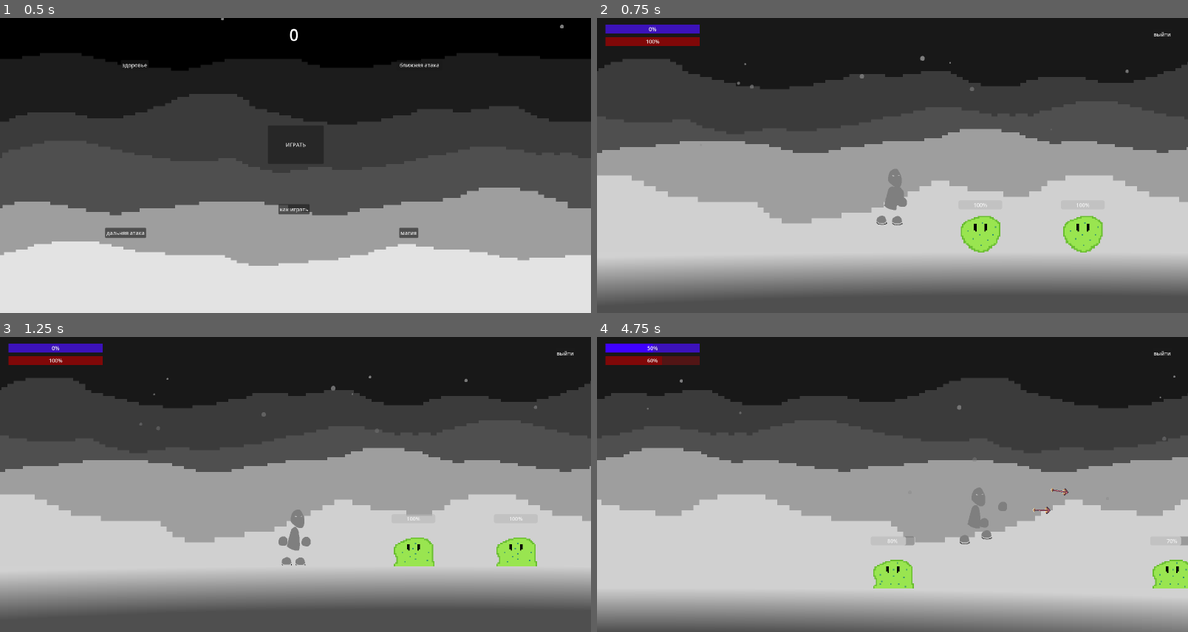
Above: before the commit, frames 1-4 (two rows, left to right).
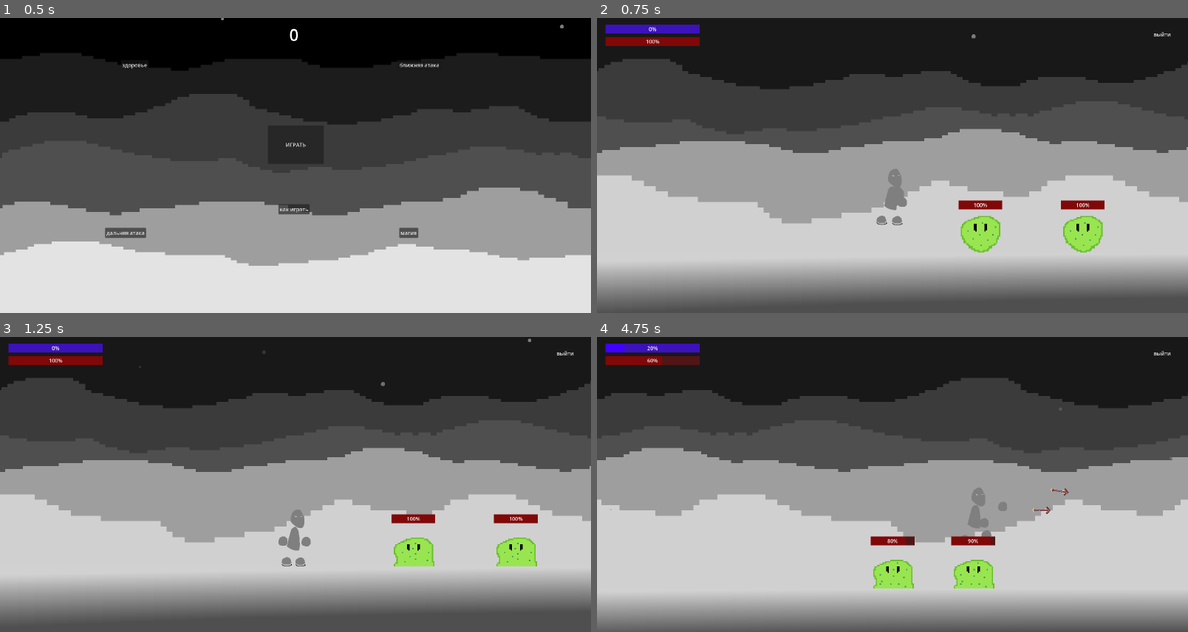
Above: after the commit, the same moments.

Repository: MORF11/gd_sns
Game: Godot game, scene res://main.tscn
The game is run twice, just before and just after one commit, with the same random seed, the same clock (stepped at 60 frames per second) and the same inputs. The engine's default icon, where the game draws it, is replaced by a stand-in: a white triangle on a blue panel in a dark square.
Inputs (mouse positions are in pixels of both pictures, inside the frame that each line leads up to):
- Up to frame 1 (0.5 s): no input
- Up to frame 2 (0.75 s): click "ИГРАТЬ" at 0.5 s
- Up to frame 3 (1.25 s): no input
- Up to frame 4 (4.75 s): tap Enter at 1.25 s; move the mouse to (1022, 469) at 1.27 s; press the mouse at (1022, 469) at 1.28 s; hold D (right) 1.28-2.78 s; tap W (up) at 1.52, 2.27, 3.77, 4.52 s; right-click (1022, 469) at 1.55 s; move the mouse to (774, 499) at 2.02 s; release the mouse at (774, 499) at 2.03 s; right-click (774, 499) at 2.1 s; tap Middle mouse button (ult) at 2.3, 4.55 s; move the mouse to (951, 419) at 2.77 s; hold A (left) 2.78-3.53 s; hold Middle mouse button (ult) 2.78-3.53 s; click (951, 419) at 3.05 s; move the mouse to (862, 543) at 3.52 s; hold D (right) from 3.53 s (still down); click (862, 543) at 3.6 s; right-click (862, 543) at 3.8 s; move the mouse to (1069, 528) at 4.27 s; hold Right mouse button (range) from 4.28 s (still down)

Frame 1 is identical in both runs. In frame 2, 0.5% of the frame differs, in the area x 23-90%, y 5-65%; in frame 3, 0.6%; in frame 4, 3.0%, in the area x 2-100%, y 2-100%.

Commit message:
oii boiii be

Diff:
--- a/sns_minigames/base_enemy.tscn
+++ b/sns_minigames/base_enemy.tscn
@@ -1,8 +1,14 @@
-[gd_scene load_steps=15 format=3 uid="uid://dk57ijnuluowh"]
+[gd_scene load_steps=17 format=3 uid="uid://dk57ijnuluowh"]
 
 [ext_resource type="Script" uid="uid://bfeyf6rufbxm2" path="res://base_enemy.gd" id="1_72wxb"]
 [ext_resource type="Texture2D" uid="uid://bwdviid2je7gd" path="res://assets/spritesheet.png" id="2_72wxb"]
 [ext_resource type="Texture2D" uid="uid://dqwrf244403r8" path="res://assets/hand.png" id="3_nxij1"]
+
+[sub_resource type="StyleBoxFlat" id="StyleBoxFlat_nxij1"]
+bg_color = Color(0.32156864, 0.08235294, 0.08235294, 1)
+
+[sub_resource type="StyleBoxFlat" id="StyleBoxFlat_8vink"]
+bg_color = Color(0.5019608, 0.03137255, 0.03137255, 1)
 
 [sub_resource type="AtlasTexture" id="AtlasTexture_nxij1"]
 atlas = ExtResource("2_72wxb")
@@ -76,6 +82,8 @@
 offset_top = -95.0
 offset_right = 66.0
 offset_bottom = -68.0
+theme_override_styles/background = SubResource("StyleBoxFlat_nxij1")
+theme_override_styles/fill = SubResource("StyleBoxFlat_8vink")
 value = 100.0
 
 [node name="AnimatedSprite2D" type="AnimatedSprite2D" parent="."]
--- a/sns_minigames/char.gd
+++ b/sns_minigames/char.gd
@@ -3,7 +3,7 @@
 @export var ml_dmg = 10
 @export var hp = 100
 @export var ult_regen = 30
-@export var rg_dmg = 0
+@export var rg_dmg = 10
 
 @onready var a = $AnimationPlayer
 @onready var pgult = $"../camtar/Camera2D/ult"
@@ -13,6 +13,7 @@
 var unbreakable = ["atack","range","ult","damage"]
 var ar = preload("res://arrow.tscn")
 var ins
+var atck_fl = false
 
 func dmgd(dmg,pos):
 	hp -= dmg
@@ -21,7 +22,7 @@
 	pghp.value = hp
 	velocity.y -= 1000
 	velocity.x += 1000 if pos.x < position.x else -1000
-	if hp <= 0:
+	if hp <= 0 and $".".modulate.a == 1:
 		$CPUParticles2D.emitting = true
 		a.play("fall")
 		$".".modulate.a = 0.66
@@ -67,6 +68,7 @@
 
 	if Input.is_action_pressed("atack"):
 		if a.current_animation not in unbreakable:
+			atck_fl = true
 			a.play("atack")
 	elif Input.is_action_pressed("range"):
 		if not a.current_animation == "range":
@@ -80,8 +82,7 @@
 	elif Input.is_action_pressed("ult") and pgult.value == 100:
 		a.play('ult')
 		pgult.value = 0
-		@warning_ignore("integer_division")
-		for i in range(int(ult_regen)):
+		for i in range(ult_regen):
 			if hp + 1 <= 100:
 				hp += 1
 				pghp.value = hp
@@ -99,6 +100,12 @@
 
 
 func _on_area_2d_body_entered(body: Node2D) -> void:
-	if body is CharacterBody2D:
+	if body is CharacterBody2D and atck_fl:
 		body.dmgd(ml_dmg,position)
 		pgult.value += 10
+
+
+func _on_animation_player_animation_finished(anim_name: StringName) -> void:
+	if anim_name != 'RESET':
+		a.play("RESET")
+	atck_fl = false
--- a/sns_minigames/char.tscn
+++ b/sns_minigames/char.tscn
@@ -1001,3 +1001,4 @@
 color_initial_ramp = SubResource("Gradient_qxri4")
 
 [connection signal="body_entered" from="pics/Arm/Area2D" to="." method="_on_area_2d_body_entered"]
+[connection signal="animation_finished" from="AnimationPlayer" to="." method="_on_animation_player_animation_finished"]
--- /dev/null
+++ b/sns_minigames/fly_enemy.tscn
@@ -0,0 +1,45 @@
+[gd_scene load_steps=7 format=3 uid="uid://bryhndvh1cx3n"]
+
+[ext_resource type="Texture2D" uid="uid://kwablm3khix4" path="res://assets/bee1.png" id="1_tgfrj"]
+[ext_resource type="Texture2D" uid="uid://dseyatwvcs3em" path="res://assets/bee2.png" id="2_vs1k2"]
+[ext_resource type="Texture2D" uid="uid://bo1mfpcminnds" path="res://assets/bee3.png" id="3_fl5rv"]
+
+[sub_resource type="StyleBoxFlat" id="StyleBoxFlat_h150h"]
+bg_color = Color(0.32156864, 0.08235294, 0.08235294, 1)
+
+[sub_resource type="StyleBoxFlat" id="StyleBoxFlat_6htto"]
+bg_color = Color(0.5019608, 0.03137255, 0.03137255, 1)
+
+[sub_resource type="SpriteFrames" id="SpriteFrames_go8ah"]
+animations = [{
+"frames": [{
+"duration": 1.0,
+"texture": ExtResource("1_tgfrj")
+}, {
+"duration": 1.0,
+"texture": ExtResource("2_vs1k2")
+}, {
+"duration": 1.0,
+"texture": ExtResource("3_fl5rv")
+}],
+"loop": true,
+"name": &"default",
+"speed": 5.0
+}]
+
+[node name="Node2D" type="Node2D"]
+
+[node name="ProgressBar" type="ProgressBar" parent="."]
+offset_left = -66.5
+offset_top = -188.0
+offset_right = 66.5
+offset_bottom = -161.0
+theme_override_styles/background = SubResource("StyleBoxFlat_h150h")
+theme_override_styles/fill = SubResource("StyleBoxFlat_6htto")
+value = 100.0
+
+[node name="AnimatedSprite2D" type="AnimatedSprite2D" parent="."]
+scale = Vector2(0.5, 0.5)
+sprite_frames = SubResource("SpriteFrames_go8ah")
+frame = 2
+frame_progress = 0.051832225
--- a/sns_minigames/pltfrmr.tscn
+++ b/sns_minigames/pltfrmr.tscn
@@ -10,24 +10,41 @@
 [ext_resource type="Texture2D" uid="uid://bv1h5lso2lqdi" path="res://assets/bgs/bg15.png" id="6_y3uln"]
 
 [sub_resource type="Curve" id="Curve_pcwf8"]
-_data = [Vector2(0, 1), 0.0, 0.0, 0, 0, Vector2(1, 0.32584274), 0.0, 0.0, 0, 0]
+_data = [Vector2(0, 1), 0.0, 0.0, 0, 0, Vector2(1, 0), -1.4710922, 0.0, 0, 0]
 point_count = 2
 
 [sub_resource type="CurveTexture" id="CurveTexture_6jvfb"]
 curve = SubResource("Curve_pcwf8")
 
+[sub_resource type="Curve" id="Curve_qeq1m"]
+_limits = [-360.0, 360.0, 0.0, 1.0]
+_data = [Vector2(0, 1), 0.0, 0.0, 0, 0, Vector2(1, 71.24567), 0.0, 0.0, 0, 0]
+point_count = 2
+
+[sub_resource type="CurveTexture" id="CurveTexture_khrby"]
+curve = SubResource("Curve_qeq1m")
+
+[sub_resource type="Curve" id="Curve_khrby"]
+_data = [Vector2(0, 1), 0.0, 0.0, 0, 0, Vector2(1, 0.75029105), -0.32159552, 0.0, 0, 0]
+point_count = 2
+
+[sub_resource type="CurveTexture" id="CurveTexture_anjje"]
+curve = SubResource("Curve_khrby")
+
 [sub_resource type="ParticleProcessMaterial" id="ParticleProcessMaterial_pcwf8"]
-lifetime_randomness = 0.04
+lifetime_randomness = 1.0
 emission_shape = 3
 emission_box_extents = Vector3(1400, 0, 1)
 angle_min = -109.99999
 angle_max = 111.000015
+angle_curve = SubResource("CurveTexture_khrby")
 direction = Vector3(0, 1, 0)
-initial_velocity_min = 56.55
-initial_velocity_max = 76.25
+initial_velocity_min = 191.69
+initial_velocity_max = 216.69
 gravity = Vector3(0, 98, 0)
 scale_min = 0.099999994
 scale_max = 0.29999998
+scale_curve = SubResource("CurveTexture_anjje")
 alpha_curve = SubResource("CurveTexture_6jvfb")
 turbulence_influence_min = 0.0
 turbulence_influence_max = 0.020000001
@@ -45,7 +62,7 @@
 bg_color = Color(0.5019608, 0.03137255, 0.03137255, 1)
 
 [sub_resource type="RectangleShape2D" id="RectangleShape2D_qtnqo"]
-size = Vector2(3864, 129)
+size = Vector2(6620, 129)
 
 [sub_resource type="Gradient" id="Gradient_pcwf8"]
 offsets = PackedFloat32Array(0.54395604, 1)
@@ -129,10 +146,10 @@
 
 [node name="GPUParticles2D" type="GPUParticles2D" parent="camtar/Camera2D"]
 texture_filter = 1
-position = Vector2(0, -335)
+position = Vector2(0, -468)
 amount = 15
 texture = ExtResource("4_i76yi")
-lifetime = 1.95
+lifetime = 2.9499999999999997
 preprocess = 2.0
 process_material = SubResource("ParticleProcessMaterial_pcwf8")
 
@@ -166,19 +183,35 @@
 scale = Vector2(0.6, 0.6)
 collision_mask = 4
 
+[node name="StaticBody2D4" type="StaticBody2D" parent="."]
+position = Vector2(7931, 1435)
+collision_layer = 5
+collision_mask = 3
+
+[node name="CollisionShape2D" type="CollisionShape2D" parent="StaticBody2D4"]
+position = Vector2(304, 45.5)
+shape = SubResource("RectangleShape2D_qtnqo")
+
+[node name="Panel" type="Panel" parent="StaticBody2D4"]
+offset_left = -3006.0
+offset_top = -19.0
+offset_right = 3614.0
+offset_bottom = 274.0
+theme_override_styles/panel = SubResource("StyleBoxTexture_plua7")
+
 [node name="StaticBody2D" type="StaticBody2D" parent="."]
 position = Vector2(415, 480)
 collision_layer = 5
 collision_mask = 3
 
 [node name="CollisionShape2D" type="CollisionShape2D" parent="StaticBody2D"]
-position = Vector2(304, 45.5)
+position = Vector2(1682, 45.5)
 shape = SubResource("RectangleShape2D_qtnqo")
 
 [node name="Panel" type="Panel" parent="StaticBody2D"]
 offset_left = -1634.0
-offset_top = -23.0
-offset_right = 2235.0
+offset_top = -19.0
+offset_right = 4993.0
 offset_bottom = 274.0
 theme_override_styles/panel = SubResource("StyleBoxTexture_plua7")
 
--- a/sns_minigames/project.godot
+++ b/sns_minigames/project.godot
@@ -19,6 +19,10 @@
 
 window/size/viewport_width=1800
 window/size/viewport_height=900
+
+[editor]
+
+movie_writer/movie_file="C:/Users/Student05/Documents/Godot/gd_sns/sns_minigames/clip.avi"
 
 [input]
 
--- a/sns_minigames/sword.tscn
+++ b/sns_minigames/sword.tscn
@@ -151,5 +151,7 @@
 scale = Vector2(1.01, 1)
 texture = ExtResource("8_12tba")
 
+[node name="AnimationPlayer" type="AnimationPlayer" parent="."]
+
 [connection signal="body_entered" from="plr" to="plr" method="_on_body_entered"]
 [connection signal="body_entered" from="plr/Area2D" to="plr" method="_on_area_2d_body_entered"]
Not shown: 1 places in sns_minigames/pltfrmr.tscn that only renumber resources
